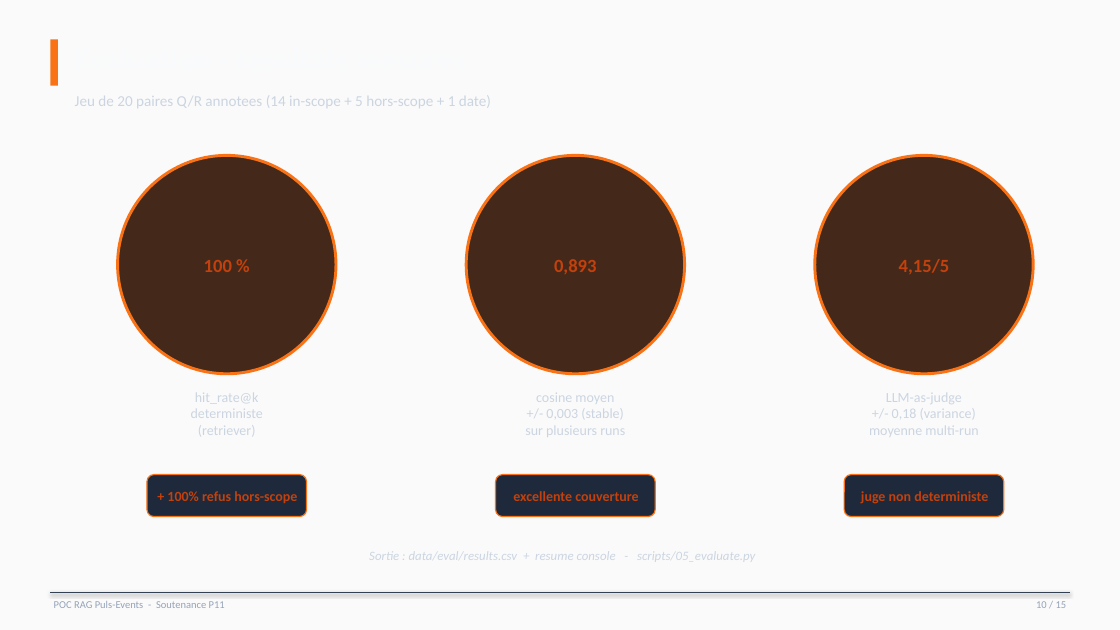
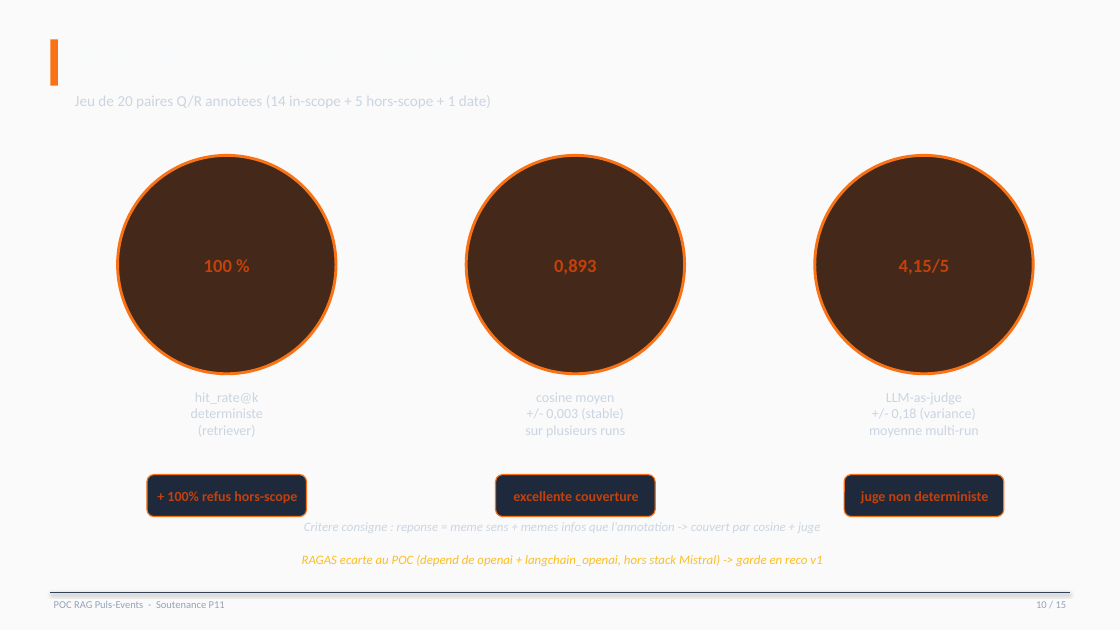
Before and after one commit to MoyLiG/P11, a slide deck: slide 10 of docs/presentation_mistral_dark.pptx. Drawn at 1120x630 pixels with LibreOffice and Linux fonts; fonts in the diff are those of the drawing. Boxes give left, top, right and bottom in pixels: in the first picture for what was removed or moved away, otherwise in the second. Text is boxed around its words. In the diff, an @@ line names an element or a change of style, - is before the commit and + after.

```diff
--- a/docs/presentation_mistral_dark.pptx
+++ b/docs/presentation_mistral_dark.pptx
@@ text at (304, 523, 820, 533): text changed @@
-Sortie : data/eval/results.csv + resume console - scripts/05_evaluate.py
+Critere consigne : reponse = meme sens + memes infos que l'annotation -> couvert par cosine + juge
@@ text added at (302, 555, 822, 566), 11 pt, text #FBBF24, italic @@
+RAGAS ecarte au POC (depend de openai + langchain_openai, hors stack Mistral) -> garde en reco v1
```
Also in this commit, not shown: 14 other files.
